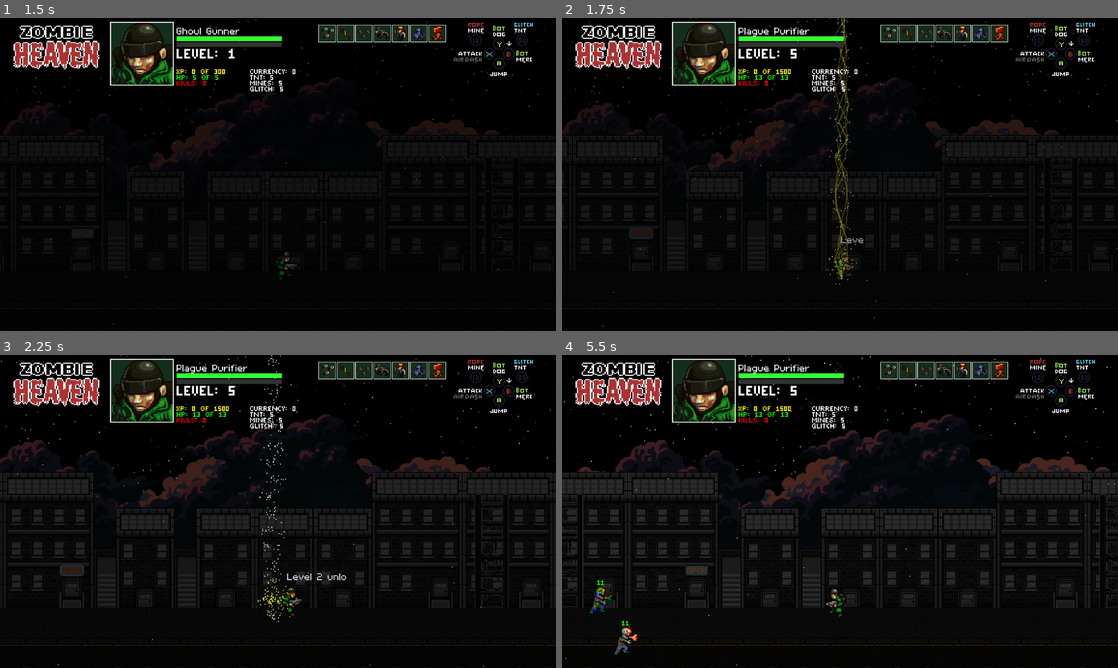
Above: before the commit, frames 1-4 (two rows, left to right).
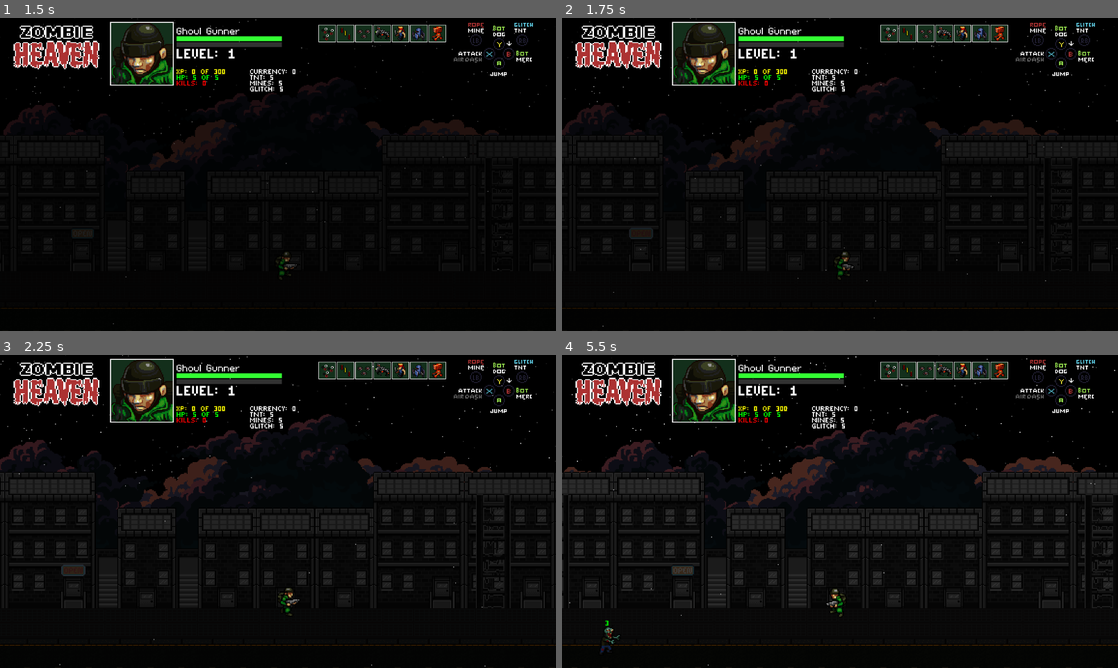
Above: after the commit, the same moments.

Repository: Tekknobot/ZombieSlug
Game: Godot game, scene res://Scenes/Titlescreen.tscn
The game is run twice, just before and just after one commit, with the same random seed, the same clock (stepped at 60 frames per second) and the same inputs.
Inputs:
- Up to frame 1 (1.5 s): tap Enter (ui_accept) at 0.5, 0.77 s; hold Right (ui_right) 0.53-1.28 s; hold Down (ui_down) from 1.28 s (still down)
- Up to frame 2 (1.75 s): keep holding Down (ui_down); tap Enter (ui_accept) at 1.52 s
- Up to frame 3 (2.25 s): release Down (ui_down) at 2.03 s; hold Right (ui_right) from 2.03 s (still down)
- Up to frame 4 (5.5 s): release Right (ui_right) at 2.78 s; hold Up (ui_up) 2.78-3.53 s; tap Enter (ui_accept) at 3.02, 3.77, 4.52 s; hold Left (ui_left) 3.53-5.03 s; hold Down (ui_down) from 5.03 s (still down)

Frame 1 is identical in both runs. In frame 2, 1.0% of the frame differs, in the area x 31-55%, y 0-86%; in frame 3, 2.9%; in frame 4, 10%, in the area x 0-100%, y 0-100%.

Commit message:
Setup interior space mechanics.

Diff:
--- a/Scenes/Interior_Main.tscn
+++ b/Scenes/Interior_Main.tscn
@@ -165,7 +165,6 @@
 dash_speed = 500.0
 
 [node name="StarryNight" parent="Soldier" instance=ExtResource("8_tex70")]
-visible = false
 z_index = -1000
 position = Vector2(-20, -138)
 amount = 10000
--- a/Scenes/Sprites/interior.tscn
+++ b/Scenes/Sprites/interior.tscn
@@ -1,9 +1,25 @@
-[gd_scene load_steps=9 format=3 uid="uid://djlhb1vomqlcq"]
-
+[gd_scene load_steps=15 format=3 uid="uid://djlhb1vomqlcq"]
+
+[ext_resource type="Script" path="res://Scripts/clouds.gd" id="1_rfswf"]
+[ext_resource type="Texture2D" uid="uid://cmykmchd5g8ly" path="res://Assets/Backgrounds/wall.png" id="2_53bfk"]
 [ext_resource type="Shader" path="res://Shaders/level_up_pulse.gdshader" id="3_iaplk"]
+[ext_resource type="Texture2D" uid="uid://sh0qp53v5skq" path="res://Assets/Clouds/Re_ Indie Developer from Toronto, Canada looking for pixel mech artist./layer2.png" id="3_ylt1g"]
 [ext_resource type="Script" path="res://Scripts/SceneLoader.gd" id="4_br2y0"]
+[ext_resource type="Texture2D" uid="uid://bkumpbg4gebvj" path="res://Assets/Clouds/Re_ Indie Developer from Toronto, Canada looking for pixel mech artist./layer1.png" id="4_om7d6"]
 [ext_resource type="Texture2D" uid="uid://k4wcwdkj2giw" path="res://Tiles/wood-default.png" id="4_uso5g"]
 [ext_resource type="Texture2D" uid="uid://5kfrtww64txe" path="res://Tiles/wood-2-default.png" id="5_2u3uq"]
+
+[sub_resource type="ShaderMaterial" id="ShaderMaterial_qtwgf"]
+shader = ExtResource("3_iaplk")
+shader_parameter/active = false
+shader_parameter/pulse_speed = 6.0
+shader_parameter/glow_color = Vector3(1, 0.8, 0.2)
+
+[sub_resource type="ShaderMaterial" id="ShaderMaterial_tcspe"]
+shader = ExtResource("3_iaplk")
+shader_parameter/active = false
+shader_parameter/pulse_speed = 6.0
+shader_parameter/glow_color = Vector3(1, 0.8, 0.2)
 
 [sub_resource type="ShaderMaterial" id="ShaderMaterial_v713k"]
 shader = ExtResource("3_iaplk")
@@ -22,6 +38,47 @@
 
 [node name="Interior" type="Node2D"]
 
+[node name="CloudsMover1" type="Node2D" parent="."]
+position = Vector2(-31, -90)
+script = ExtResource("1_rfswf")
+range_x = 6.0
+freq_x = 0.1
+
+[node name="Sprite2D" type="Sprite2D" parent="CloudsMover1"]
+modulate = Color(0.336608, 0.336608, 0.336608, 1)
+z_index = -1000
+material = SubResource("ShaderMaterial_qtwgf")
+position = Vector2(72, 40)
+texture = ExtResource("3_ylt1g")
+
+[node name="CloudsMover2" type="Node2D" parent="."]
+position = Vector2(121, -114)
+script = ExtResource("1_rfswf")
+range_x = 2.0
+
+[node name="Sprite2D" type="Sprite2D" parent="CloudsMover2"]
+modulate = Color(0.336608, 0.336608, 0.336608, 1)
+z_index = -1000
+material = SubResource("ShaderMaterial_qtwgf")
+position = Vector2(-79, 20)
+texture = ExtResource("4_om7d6")
+
+[node name="ColorRect" type="ColorRect" parent="."]
+z_index = -1000
+offset_left = -301.0
+offset_top = -62.0
+offset_right = 385.0
+offset_bottom = 21.0
+color = Color(0.0541422, 0.0541422, 0.0541422, 1)
+
+[node name="TextureRect" type="TextureRect" parent="ColorRect"]
+modulate = Color(0.259294, 0.259294, 0.259294, 1)
+material = SubResource("ShaderMaterial_tcspe")
+layout_mode = 0
+offset_right = 865.0
+offset_bottom = 83.0
+texture = ExtResource("2_53bfk")
+
 [node name="Floor" type="Node2D" parent="."]
 position = Vector2(0, -17)
 
@@ -613,17 +670,26 @@
 position = Vector2(0, 8)
 shape = SubResource("RectangleShape2D_nfyna")
 
-[node name="Exterior" type="Area2D" parent="." groups=["Exterior_Door"]]
+[node name="ExteriorDoor" type="Area2D" parent="." groups=["Exterior_Door"]]
 position = Vector2(112, 11)
 script = ExtResource("4_br2y0")
 
-[node name="CollisionShape2D" type="CollisionShape2D" parent="Exterior"]
+[node name="CollisionShape2D" type="CollisionShape2D" parent="ExteriorDoor"]
 position = Vector2(0, -11)
 shape = SubResource("RectangleShape2D_1pg6i")
 
-[node name="ColorRect" type="ColorRect" parent="Exterior"]
+[node name="Frame" type="ColorRect" parent="ExteriorDoor"]
+z_index = -1000
+offset_left = -11.0
+offset_top = -25.0
+offset_right = 12.0
+offset_bottom = 10.0
+color = Color(0.0687983, 0.0687983, 0.0687983, 1)
+
+[node name="ColorRect" type="ColorRect" parent="ExteriorDoor"]
+z_index = -1000
 offset_left = -10.0
-offset_top = -30.0
+offset_top = -24.0
 offset_right = 11.0
 offset_bottom = 10.0
-color = Color(1, 1, 1, 0.0627451)
+color = Color(0, 0, 0, 1)
--- a/Scripts/soldier.gd
+++ b/Scripts/soldier.gd
@@ -274,7 +274,7 @@
 	$AnimatedSprite2D.z_index = LAYER_Z_FLOOR
 
 	await get_tree().create_timer(1).timeout
-	Playerstats.set_level(5)
+	Playerstats.set_level(1)
 
 func _physics_process(delta: float) -> void:
 	if is_dead:
Binary file added: Assets/Backgrounds/Dungeon_brick_wall_blue.png.png
Not shown, added: Assets/Backgrounds/Dungeon_brick_wall_blue.png.png.import
Binary file added: Assets/Backgrounds/interior_block.png
Not shown, added: Assets/Backgrounds/interior_block.png.import
Binary file added: Assets/Backgrounds/wall.ase
Binary file added: Assets/Backgrounds/wall.png
Not shown, added: Assets/Backgrounds/wall.png.import
Binary file changed: Tiles/wood-2-default.png
Binary file changed: Tiles/wood-default.png
Not shown, changed: Assets/.DS_Store
